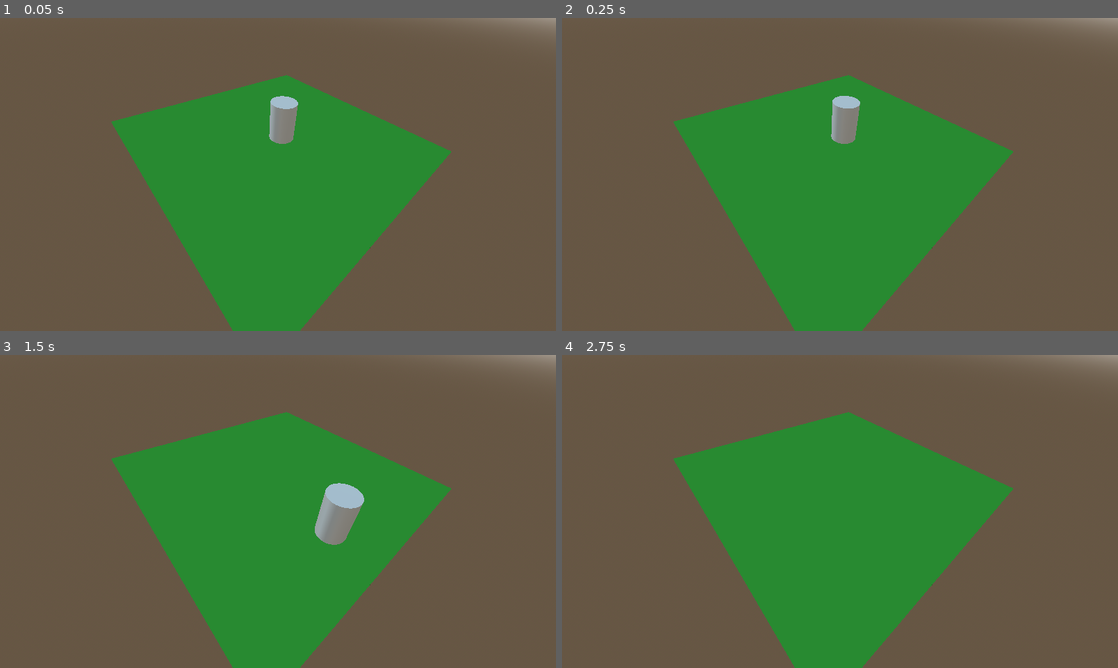
Above: before the commit, frames 1-4 (two rows, left to right).
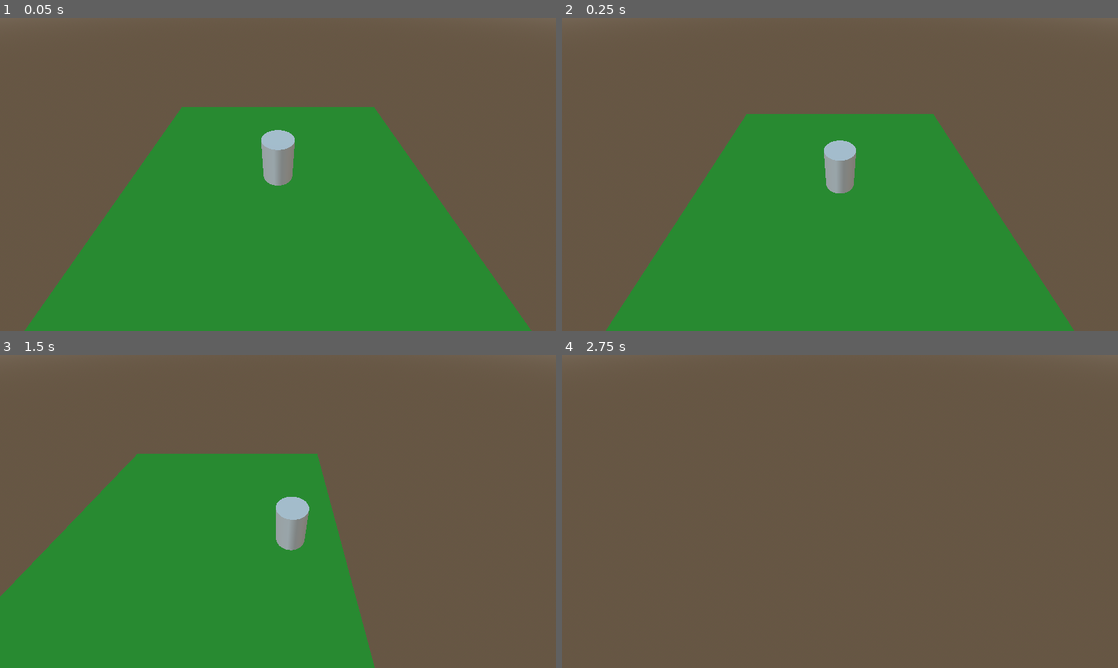
Above: after the commit, the same moments.

Repository: 0rbios/Haunted-Housekeeping
Game: Godot game, scene res://Game/SYS/GAME/GAME_MANAGER.tscn
Same seed, same stepped clock (60 frames per second), same inputs: the game is played once before the commit and once after it.
Inputs:
- Up to frame 1 (0.05 s): no input
- Up to frame 2 (0.25 s): no input
- Up to frame 3 (1.5 s): hold Right (ui_right) 0.53-1.28 s; hold Down (ui_down) from 1.28 s (still down)
- Up to frame 4 (2.75 s): release Down (ui_down) at 2.03 s; hold Right (ui_right) from 2.03 s (still down)

The runs differ from the first frame. In frame 1, 25% of the frame differs, in the area x 4-100%, y 0-100%; in frame 2, 24%; in frame 3, 28%; in frame 4, 29%, in the area x 20-100%, y 0-100%.

Commit message:
Re-added camera movement

Diff:
--- /dev/null
+++ b/Game/Modules/Camera/Camera.tscn
@@ -0,0 +1,19 @@
+[gd_scene format=3 uid="uid://delbcj73omgrh"]
+
+[ext_resource type="Script" uid="uid://cd4wyll6pwq8b" path="res://Game/Modules/Camera/Scripts/Camera Movement.gd" id="1_sbl78"]
+
+[sub_resource type="ProceduralSkyMaterial" id="ProceduralSkyMaterial_1rvpa"]
+
+[sub_resource type="Sky" id="Sky_g652f"]
+sky_material = SubResource("ProceduralSkyMaterial_1rvpa")
+
+[sub_resource type="Environment" id="Environment_sbl78"]
+background_mode = 2
+background_energy_multiplier = 2.0
+sky = SubResource("Sky_g652f")
+ambient_light_source = 3
+ambient_light_color = Color(1, 1, 0.6313726, 1)
+
+[node name="Camera" type="Camera3D" unique_id=1604347038]
+environment = SubResource("Environment_sbl78")
+script = ExtResource("1_sbl78")
--- /dev/null
+++ b/Game/Modules/Camera/Scripts/Camera Movement.gd
@@ -0,0 +1,19 @@
+extends Camera3D
+
+var NodeToTrack : Node
+var distanceFromNode : float = 5
+var cameraMovementLag : float = 0.5
+
+func _ready() -> void:
+	if NodeToTrack == null: return
+
+	position = NodeToTrack.position + Vector3(0, distanceFromNode, distanceFromNode)
+	look_at(NodeToTrack.position)
+
+func _process(_delta : float) -> void:
+	var tween = create_tween()
+	tween.tween_property(
+		self,
+		"position",
+		NodeToTrack.position + Vector3(0, distanceFromNode, distanceFromNode),
+		cameraMovementLag)
--- a/Game/Modules/Map/Map.tscn
+++ b/Game/Modules/Map/Map.tscn
@@ -10,18 +10,6 @@
 
 [sub_resource type="BoxShape3D" id="BoxShape3D_pjwwc"]
 
-[sub_resource type="ProceduralSkyMaterial" id="ProceduralSkyMaterial_1rvpa"]
-
-[sub_resource type="Sky" id="Sky_g652f"]
-sky_material = SubResource("ProceduralSkyMaterial_1rvpa")
-
-[sub_resource type="Environment" id="Environment_pjwwc"]
-background_mode = 2
-background_energy_multiplier = 2.0
-sky = SubResource("Sky_g652f")
-ambient_light_source = 3
-ambient_light_color = Color(1, 1, 0.6313726, 1)
-
 [node name="Map" type="Node3D" unique_id=1247921566]
 script = ExtResource("1_pjwwc")
 
@@ -33,7 +21,3 @@
 
 [node name="Hitbox" type="CollisionShape3D" parent="Base/Physics Body" unique_id=1336580447]
 shape = SubResource("BoxShape3D_pjwwc")
-
-[node name="TEMP_CAM" type="Camera3D" parent="." unique_id=1218662001]
-transform = Transform3D(0.6608382, -0.55972576, 0.49999997, 0.061628412, 0.70441604, 0.70710677, -0.7479939, -0.43646893, 0.49999997, 5, 5, 5)
-environment = SubResource("Environment_pjwwc")
--- a/Game/Modules/Map/Scripts/MAP_BUILDER.gd
+++ b/Game/Modules/Map/Scripts/MAP_BUILDER.gd
@@ -14,3 +14,9 @@
 	var player = load("res://Game/Modules/Player/Player.tscn").instantiate()
 	player.position = Vector3(0.0, 0.1, 0.0)
 	self.call_deferred("add_child", player)
+
+	var camera = load("res://Game/Modules/Camera/Camera.tscn").instantiate()
+	camera.NodeToTrack = player
+	self.call_deferred("add_child", camera)
+
+	camera.make_current()
--- a/Game/SYS/GAME/GAME_MANAGER.tscn
+++ b/Game/SYS/GAME/GAME_MANAGER.tscn
@@ -2,9 +2,7 @@
 
 [ext_resource type="Script" uid="uid://75walh3gq6em" path="res://Game/SYS/GAME/Scripts/MANAGER_LOADER.gd" id="1_4u8pw"]
 [ext_resource type="PackedScene" uid="uid://jjuiwupvmkve" path="res://Game/SYS/SCENE/SCENE_MANAGER.tscn" id="2_vqwbx"]
-[ext_resource type="PackedScene" uid="uid://28runt2g5bkn" path="res://Game/SYS/NETWORK/NETWORK_MANAGER.tscn" id="3_ioil5"]
-[ext_resource type="PackedScene" uid="uid://1j1vpiqtfhx5" path="res://Game/SYS/DATA/DATA_MANAGER.tscn" id="4_1080v"]
 
 [node name="Game Manager" type="Node" unique_id=1334529015]
 script = ExtResource("1_4u8pw")
-_modList = Array[PackedScene]([ExtResource("2_vqwbx"), ExtResource("3_ioil5"), ExtResource("4_1080v")])
+_modList = Array[PackedScene]([ExtResource("2_vqwbx")])
--- a/project.godot
+++ b/project.godot
@@ -47,6 +47,7 @@
 "res://Game/Menus/Server Select/Assets/": "green",
 "res://Game/Menus/Server Select/Scripts/": "yellow",
 "res://Game/Modules/": "blue",
+"res://Game/Modules/Camera/Scripts/": "yellow",
 "res://Game/Modules/Dirt/Assets/": "green",
 "res://Game/Modules/Dirt/Scripts/": "yellow",
 "res://Game/Modules/Ghost/Assets/": "green",
Not shown, added: Game/Modules/Camera/Scripts/Camera Movement.gd.uid
